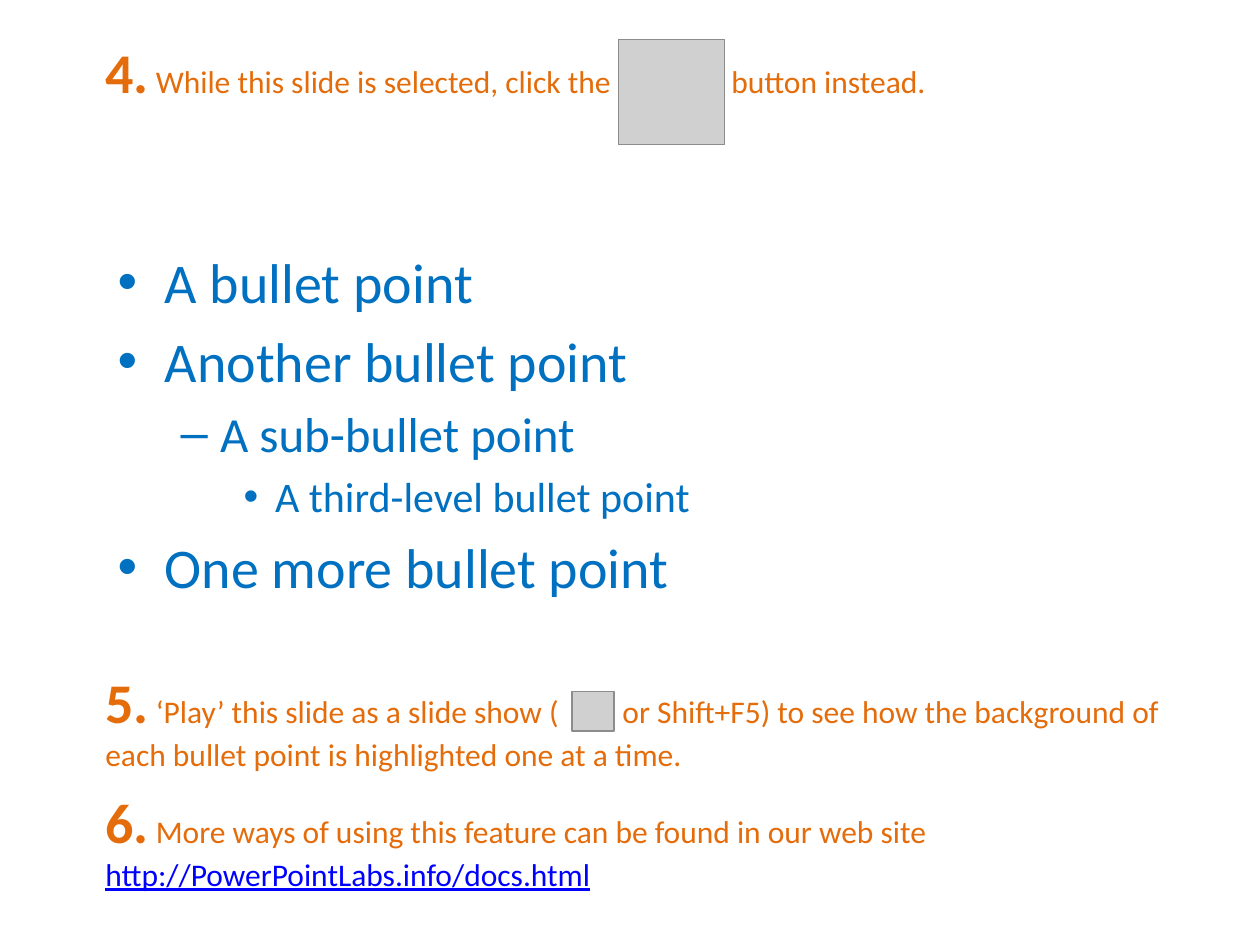
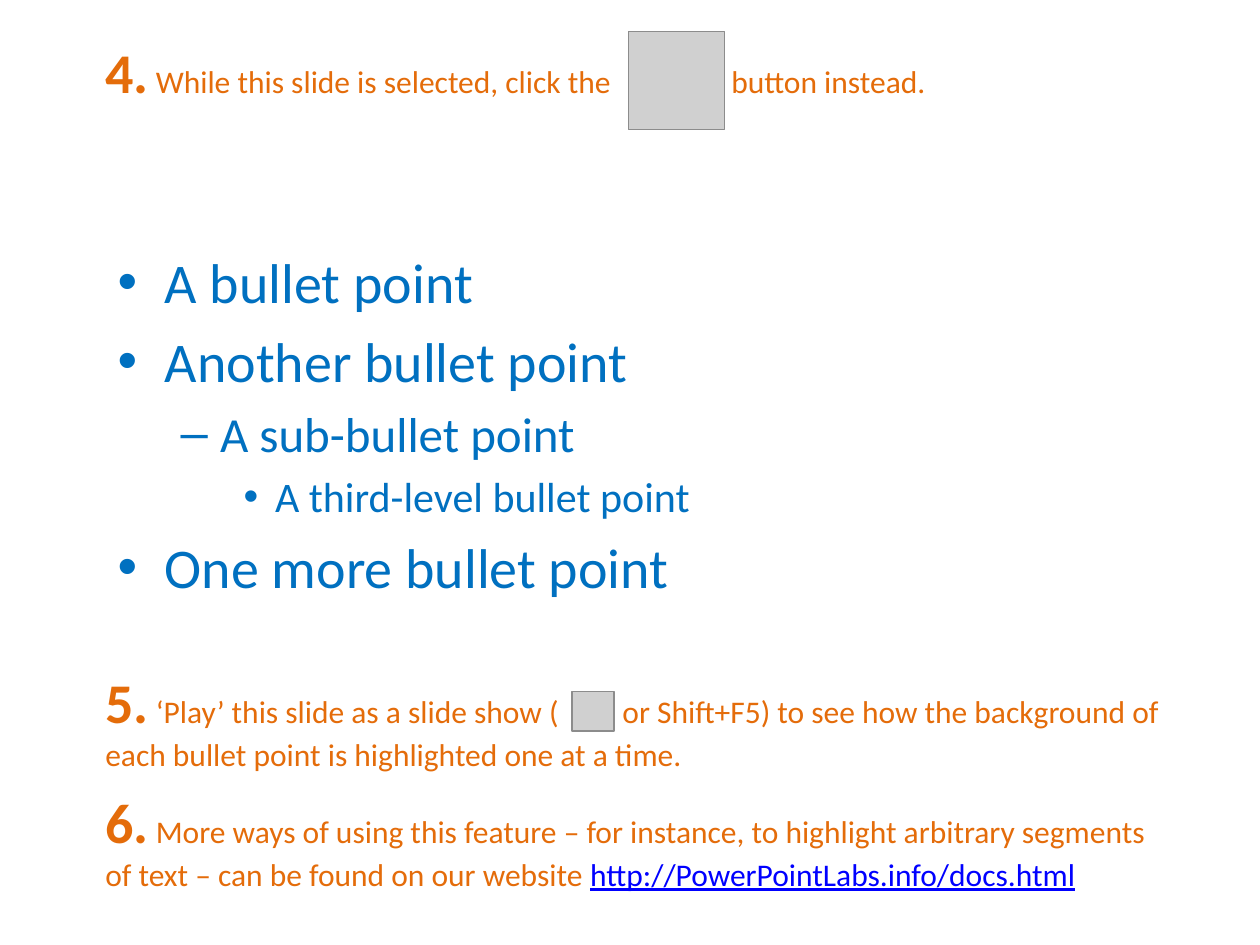
Before and after one commit to PowerPointLabs/PowerPointLabs, a slide deck: slide 7 of doc/PowerPointLabs Quick Tutorial.pptx. Drawn at 1260x945 pixels with LibreOffice and Linux fonts; fonts in the diff are those of the drawing; grey boxes stand for pictures. Boxes give left, top, right and bottom in pixels: in the first picture for what was removed or moved away, otherwise in the second. Text is boxed around its words. In the diff, an @@ line names an element or a change of style, - is before the commit and + after.

Commit message:
Update icons and phrasing of tutorial slides.
In particular, the Highlight Points section was changed - it previously
referred to Highlight Text instead.

```diff
--- a/doc/PowerPointLabs Quick Tutorial.pptx
+++ b/doc/PowerPointLabs Quick Tutorial.pptx
@@ picture resized from (x1=619, y1=39, x2=724, y2=145) to (x1=629, y1=32, x2=724, y2=130) @@
@@ text at (x1=105, y1=804, x2=1145, y2=891): text changed @@
-6. More ways of using this feature can be found in our web site http://PowerPointLabs.info/docs.html
+6. More ways of using this feature – for instance, to highlight arbitrary segments of text – can be found on our website http://PowerPointLabs.info/docs.html
```
Also in this commit, not shown: 23 other slides changed.
